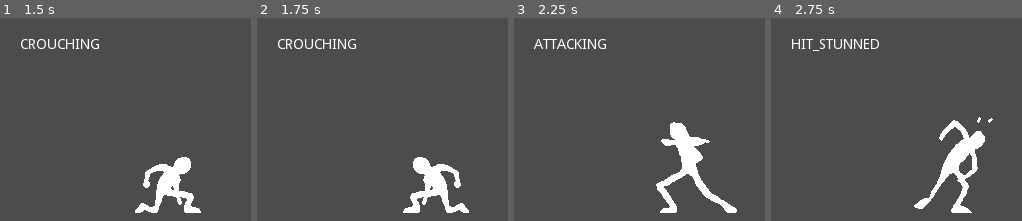
Above: before the commit, frames 1-4 (left to right).
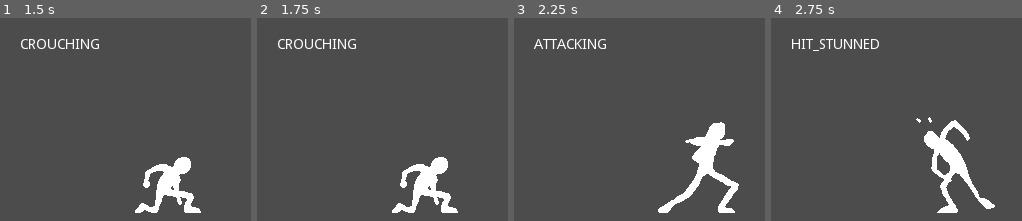
Above: after the commit, the same moments.

Repository: DanySnowyman/Godot_Fighting_Project
Game: Godot game, scene res://MrPalo.tscn
Two runs of this game, one before a commit and one after it. Both use one fixed random seed, a clock stepped at 60 frames per second and the inputs below.
Inputs:
- Up to frame 1 (1.5 s): tap Enter at 0.5 s; hold Right (ui_right) 0.53-1.28 s; tap H (Test hit high) at 0.6 s; hold Down (ui_down) from 1.28 s (still down); tap C (Heavy Kick) at 1.35 s
- Up to frame 2 (1.75 s): keep holding Down (ui_down); tap H (Test hit high) at 1.55 s
- Up to frame 3 (2.25 s): release Down (ui_down) at 2.03 s; hold Right (ui_right) from 2.03 s (still down); tap S (Medium Punch) at 2.1 s
- Up to frame 4 (2.75 s): keep holding Right (ui_right); tap H (Test hit high) at 2.3 s

Frame 1 is identical in both runs. In frame 2, 2.4% of the frame differs, in the area x 53-85%, y 68-97%; in frame 3, 5.8%, in the area x 56-90%, y 51-97%; in frame 4, 4.6%.

Commit message:
Arreglados hits aereos mirando a izquierda

Diff:
--- a/MrPalo.gd
+++ b/MrPalo.gd
@@ -8,7 +8,6 @@
 var state: String
 var facing_right = true
 var waiting_for_flip = false
-var flipped = false
 var last_position = Vector2()
 var pre_jump = false
 var startup_frames = false
@@ -19,6 +18,8 @@
 
 onready var tween = get_node("Tween")
 
+var WALK_FORWARD_SPEED = 200
+var WALK_BACKWARD_SPEED = 150
 const JUMP_HEIGHT = 80
 var JUMP_F_LENGHT = 120
 var JUMP_B_LENGHT = 100
@@ -28,6 +29,8 @@
 var DASH_B_DIST = 60
 const DASH_F_TIME = 0.4
 const DASH_B_TIME = 0.4
+var AIRBORNE_HIT_LENGHT = 100
+var GROUND_IMPACT_LENGHT = 20
 
 func _ready():
 	if player == 1:
@@ -40,13 +43,17 @@
 	$State.set_global_position(Vector2(20, 20))
 
 func facing_direction():
-	if waiting_for_flip == true and state == "STANDING" or state == "CROUCHING":
+	if waiting_for_flip == true and (state == "STANDING" or state == "CROUCHING"):
 		waiting_for_flip = false
 		facing_right = not facing_right
+		WALK_FORWARD_SPEED = -WALK_FORWARD_SPEED
+		WALK_BACKWARD_SPEED = -WALK_BACKWARD_SPEED
 		JUMP_F_LENGHT = -JUMP_F_LENGHT
 		JUMP_B_LENGHT = -JUMP_B_LENGHT
 		DASH_F_DIST = -DASH_F_DIST
 		DASH_B_DIST = -DASH_B_DIST
+		AIRBORNE_HIT_LENGHT = -AIRBORNE_HIT_LENGHT
+		GROUND_IMPACT_LENGHT = -GROUND_IMPACT_LENGHT
 		self.scale.x *= -1
 
 func player_control(delta):
@@ -59,13 +66,13 @@
 			if Input.is_action_pressed("ui_right"):
 				if facing_right == true:
 					walk_forward(delta)
-				else: walk_backwards(delta)
+				else: walk_backward(delta)
 			if Input.is_action_just_released("ui_right"):
 				$AnimationPlayer.play("Stand")
 	# Walk backwards ---------------------------------------------------------
 			if Input.is_action_pressed("ui_left"):
 				if facing_right == true:
-					walk_backwards(delta)
+					walk_backward(delta)
 				else: walk_forward(delta)
 			if Input.is_action_just_released("ui_left"):
 				$AnimationPlayer.play("Stand")
@@ -144,15 +151,11 @@
 
 func walk_forward(delta):
 	$AnimationPlayer.play("Walk forward")
-	if facing_right == true:
-		self.position.x += 200 * delta
-	else: self.position.x -= 200 * delta
-
-func walk_backwards(delta):
-	$AnimationPlayer.play("Walk backwards")
-	if facing_right == true:
-		self.position.x -= 100 * delta
-	else: self.position.x += 100 * delta
+	self.position.x += WALK_FORWARD_SPEED * delta
+
+func walk_backward(delta):
+	$AnimationPlayer.play("Walk backward")
+	self.position.x -= WALK_BACKWARD_SPEED * delta
 
 func crouch():
 	$AnimationPlayer.play("Crouch")
@@ -294,7 +297,7 @@
 		state = "GROUND_IMPACT"
 		$AnimationPlayer.play("Ground impact")
 		tween.interpolate_property(self, "position:x", self.position.x,
-				self.position.x - 20, 0.5,
+				self.position.x - GROUND_IMPACT_LENGHT, 0.5,
 				Tween.TRANS_QUINT, Tween.EASE_OUT)
 		tween.start()
 		yield($AnimationPlayer, "animation_finished")
@@ -308,7 +311,6 @@
 		stand()
 
 func on_hit():
-#	tween.remove_all()
 	if state == "STANDING" or state == "PRE_JUMP" or state == "ATTACKING":
 		state = "HIT_STUNNED"
 		disable_hit_boxes()
@@ -323,7 +325,7 @@
 		$AnimationPlayer.play("Hit stun air")
 		#Arco ascendente --------------------------------
 		tween.interpolate_property(self, "position:x",
-			self.position.x, self.position.x - 50,
+			self.position.x, self.position.x - AIRBORNE_HIT_LENGHT / 2,
 			0.5, Tween.TRANS_LINEAR, Tween.EASE_OUT)
 		tween.interpolate_property(self, "position:y",
 			self.position.y, self.position.y - 50,
@@ -332,7 +334,7 @@
 		yield(tween, "tween_all_completed")
 		#Arco descendente -------------------------------
 		tween.interpolate_property(self, "position:x",
-			self.position.x, self.position.x - 50,
+			self.position.x, self.position.x - AIRBORNE_HIT_LENGHT / 2,
 			0.5, Tween.TRANS_LINEAR, Tween.EASE_IN)
 		tween.interpolate_property(self, "position:y",
 			self.position.y, self.position.y + 500,
@@ -340,7 +342,9 @@
 		tween.start()
 		yield(tween, "tween_all_completed")
 		state = "FALLING"
-	else: print("simultaneo!")
+	elif state == "BLOCKING_HIGH":
+			pass
+
 
 func boxes_auto_visibility():
 	if $HitBoxes/HitBox1.disabled == true:
--- a/MrPalo.tscn
+++ b/MrPalo.tscn
@@ -398,6 +398,21 @@
 }
 
 [sub_resource type="Animation" id=3]
+resource_name = "Block high"
+tracks/0/type = "value"
+tracks/0/path = NodePath("Sprite:frame")
+tracks/0/interp = 1
+tracks/0/loop_wrap = true
+tracks/0/imported = false
+tracks/0/enabled = true
+tracks/0/keys = {
+"times": PoolRealArray( 0, 0.5 ),
+"transitions": PoolRealArray( 1, 1 ),
+"update": 1,
+"values": [ 98, 99 ]
+}
+
+[sub_resource type="Animation" id=4]
 length = 0.05
 step = 0.0166667
 tracks/0/type = "value"
@@ -552,8 +567,7 @@
 "values": [  ]
 }
 
-[sub_resource type="Animation" id=6]
-resource_name = "Ground impact"
+[sub_resource type="Animation" id=7]
 length = 0.9
 step = 0.05
 tracks/0/type = "value"
@@ -599,22 +613,6 @@
 "transitions": PoolRealArray( 1, 1, 1, 1, 1 ),
 "update": 1,
 "values": [ 105, 106, 107, 106, 105 ]
-}
-
-[sub_resource type="Animation" id=9]
-length = 0.9
-step = 0.05
-tracks/0/type = "value"
-tracks/0/path = NodePath("Sprite:frame")
-tracks/0/interp = 1
-tracks/0/loop_wrap = true
-tracks/0/imported = false
-tracks/0/enabled = true
-tracks/0/keys = {
-"times": PoolRealArray( 0, 0.2, 0.3, 0.4, 0.5, 0.6, 0.7, 0.8 ),
-"transitions": PoolRealArray( 1, 1, 1, 1, 1, 1, 1, 1 ),
-"update": 1,
-"values": [ 48, 47, 46, 45, 44, 43, 42, 49 ]
 }
 
 [sub_resource type="Animation" id=10]
@@ -630,10 +628,26 @@
 "times": PoolRealArray( 0, 0.2, 0.3, 0.4, 0.5, 0.6, 0.7, 0.8 ),
 "transitions": PoolRealArray( 1, 1, 1, 1, 1, 1, 1, 1 ),
 "update": 1,
+"values": [ 48, 47, 46, 45, 44, 43, 42, 49 ]
+}
+
+[sub_resource type="Animation" id=11]
+length = 0.9
+step = 0.05
+tracks/0/type = "value"
+tracks/0/path = NodePath("Sprite:frame")
+tracks/0/interp = 1
+tracks/0/loop_wrap = true
+tracks/0/imported = false
+tracks/0/enabled = true
+tracks/0/keys = {
+"times": PoolRealArray( 0, 0.2, 0.3, 0.4, 0.5, 0.6, 0.7, 0.8 ),
+"transitions": PoolRealArray( 1, 1, 1, 1, 1, 1, 1, 1 ),
+"update": 1,
 "values": [ 42, 43, 44, 45, 46, 47, 48, 49 ]
 }
 
-[sub_resource type="Animation" id=11]
+[sub_resource type="Animation" id=12]
 length = 0.9
 tracks/0/type = "value"
 tracks/0/path = NodePath("Sprite:frame")
@@ -896,8 +910,7 @@
 "values": [ Vector2( -1, 39 ) ]
 }
 
-[sub_resource type="Animation" id=14]
-resource_name = "Wake up"
+[sub_resource type="Animation" id=15]
 length = 0.7
 step = 0.05
 tracks/0/type = "value"
@@ -913,7 +926,8 @@
 "values": [ 126, 127, 128, 129, 130 ]
 }
 
-[sub_resource type="Animation" id=15]
+[sub_resource type="Animation" id=16]
+resource_name = "Walk backward"
 length = 0.4
 loop = true
 step = 0.0166667
@@ -947,25 +961,25 @@
 "values": [ 7, 8, 9, 10 ]
 }
 
-[sub_resource type="RectangleShape2D" id=17]
+[sub_resource type="RectangleShape2D" id=18]
 extents = Vector2( 15, 20 )
 
-[sub_resource type="RectangleShape2D" id=18]
+[sub_resource type="RectangleShape2D" id=19]
 extents = Vector2( 0, 0 )
 
-[sub_resource type="RectangleShape2D" id=19]
-extents = Vector2( 40, 16 )
-
 [sub_resource type="RectangleShape2D" id=20]
-extents = Vector2( 29, 15 )
+extents = Vector2( 37, 17 )
 
 [sub_resource type="RectangleShape2D" id=21]
-extents = Vector2( 15, 6 )
+extents = Vector2( 24, 21 )
 
 [sub_resource type="RectangleShape2D" id=22]
+extents = Vector2( 9, 12 )
+
+[sub_resource type="RectangleShape2D" id=23]
 extents = Vector2( 21, 10 )
 
-[sub_resource type="RectangleShape2D" id=23]
+[sub_resource type="RectangleShape2D" id=24]
 extents = Vector2( 54, 10 )
 
 [node name="MrPalo" type="KinematicBody2D"]
@@ -981,29 +995,30 @@
 offset = Vector2( 9.16904, -5.20171 )
 vframes = 19
 hframes = 7
-frame = 126
+frame = 14
 
 [node name="AnimationPlayer" type="AnimationPlayer" parent="."]
 "anims/Attack jumping HK" = SubResource( 1 )
 "anims/Attack standing MP" = SubResource( 2 )
-anims/Crouch = SubResource( 3 )
-"anims/Dash backward" = SubResource( 4 )
-"anims/Dash forward" = SubResource( 5 )
-"anims/Ground impact" = SubResource( 6 )
-"anims/Hit stun air" = SubResource( 7 )
-"anims/Hit stun high hard" = SubResource( 8 )
-"anims/Jump backward" = SubResource( 9 )
-"anims/Jump forward" = SubResource( 10 )
-"anims/Jump vertical" = SubResource( 11 )
-"anims/Pre jump" = SubResource( 12 )
-anims/Stand = SubResource( 13 )
-"anims/Wake up" = SubResource( 14 )
-"anims/Walk backwards" = SubResource( 15 )
-"anims/Walk forward" = SubResource( 16 )
+"anims/Block high" = SubResource( 3 )
+anims/Crouch = SubResource( 4 )
+"anims/Dash backward" = SubResource( 5 )
+"anims/Dash forward" = SubResource( 6 )
+"anims/Ground impact" = SubResource( 7 )
+"anims/Hit stun air" = SubResource( 8 )
+"anims/Hit stun high hard" = SubResource( 9 )
+"anims/Jump backward" = SubResource( 10 )
+"anims/Jump forward" = SubResource( 11 )
+"anims/Jump vertical" = SubResource( 12 )
+"anims/Pre jump" = SubResource( 13 )
+anims/Stand = SubResource( 14 )
+"anims/Wake up" = SubResource( 15 )
+"anims/Walk backward" = SubResource( 16 )
+"anims/Walk forward" = SubResource( 17 )
 
 [node name="PushBox" type="CollisionShape2D" parent="."]
 position = Vector2( 0, -20 )
-shape = SubResource( 17 )
+shape = SubResource( 18 )
 
 [node name="Tween" type="Tween" parent="."]
 
@@ -1020,31 +1035,31 @@
 
 [node name="HurtBox1" type="CollisionShape2D" parent="HurtBoxes"]
 modulate = Color( 0.0901961, 0.996078, 0.0117647, 1 )
-position = Vector2( -3, -26 )
-shape = SubResource( 19 )
+position = Vector2( -8, -34 )
+shape = SubResource( 20 )
 
 [node name="HurtBox2" type="CollisionShape2D" parent="HurtBoxes"]
 modulate = Color( 0.0901961, 0.996078, 0.0117647, 1 )
-position = Vector2( -11, 5 )
-shape = SubResource( 20 )
+position = Vector2( -2, 4 )
+shape = SubResource( 21 )
 
 [node name="HurtBox3" type="CollisionShape2D" parent="HurtBoxes"]
 modulate = Color( 0.0901961, 0.996078, 0.0117647, 1 )
-position = Vector2( -14, 26 )
-shape = SubResource( 21 )
+position = Vector2( -14, 37 )
+shape = SubResource( 22 )
 
 [node name="HurtBox4" type="CollisionShape2D" parent="HurtBoxes"]
 visible = false
 modulate = Color( 0.0901961, 0.996078, 0.0117647, 1 )
 position = Vector2( 38, -14 )
-shape = SubResource( 22 )
+shape = SubResource( 23 )
 
 [node name="ProximityBox" type="Area2D" parent="."]
 position = Vector2( -1, -54 )
 
 [node name="ProxBox1" type="CollisionShape2D" parent="ProximityBox"]
 position = Vector2( 56, 44 )
-shape = SubResource( 23 )
+shape = SubResource( 24 )
 
 [node name="State" type="Label" parent="."]
 margin_left = -104.0
Not shown: 9 places in MrPalo.tscn that only renumber resources
